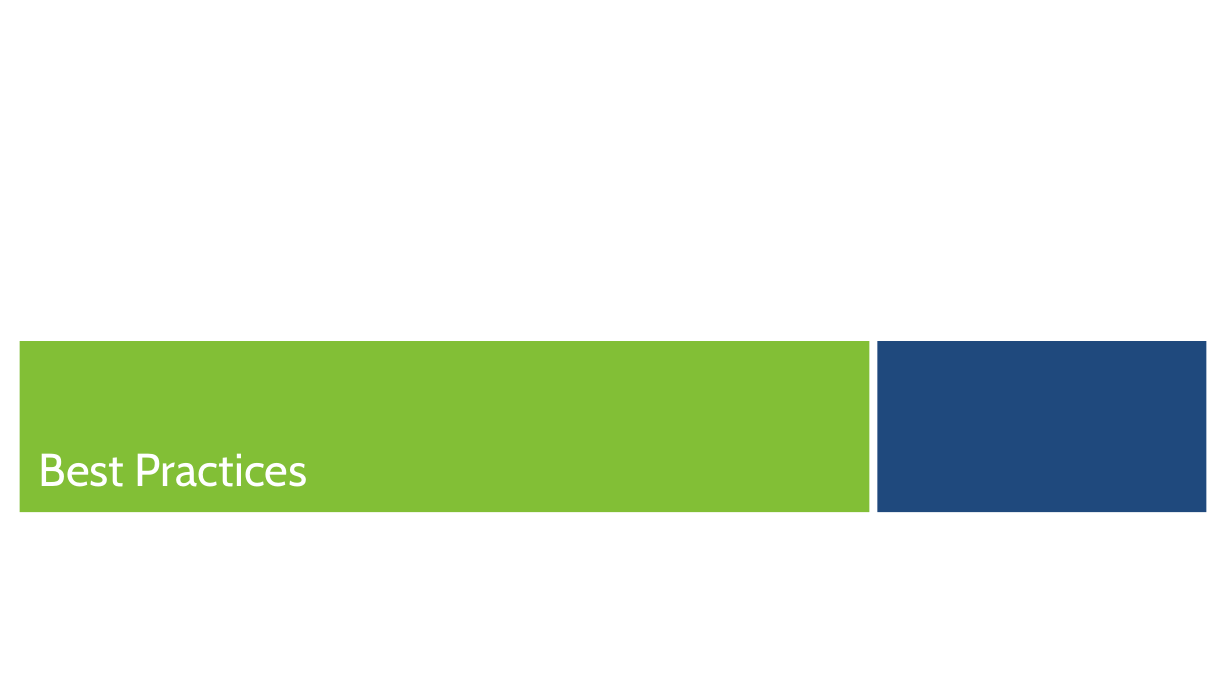
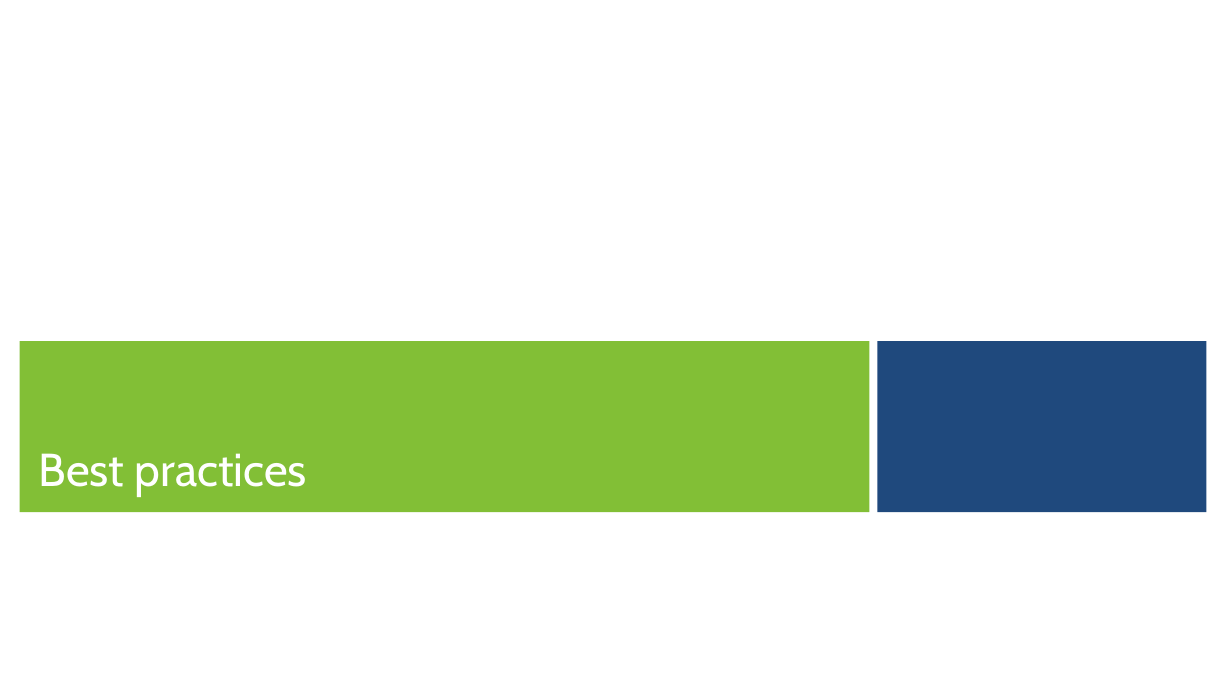
Before and after one commit to GeekTrainer/Introduction-Programming-Python, a slide deck: slide 21 of Office Docs/1 Getting Started.pptx. Drawn at 1232x693 pixels with LibreOffice and Linux fonts; fonts in the diff are those of the drawing; background and template pictures are left out. Boxes give left, top, right and bottom in pixels: in the first picture for what was removed or moved away, otherwise in the second. Text is boxed around its words. In the diff, an @@ line names an element or a change of style, - is before the commit and + after.

```diff
--- a/Office Docs/1 Getting Started.pptx
+++ b/Office Docs/1 Getting Started.pptx
@@ text at [39,453,307,497]: text changed @@
-Best Practices
+Best practices
```
Also in this commit, not shown: 3 other files.
